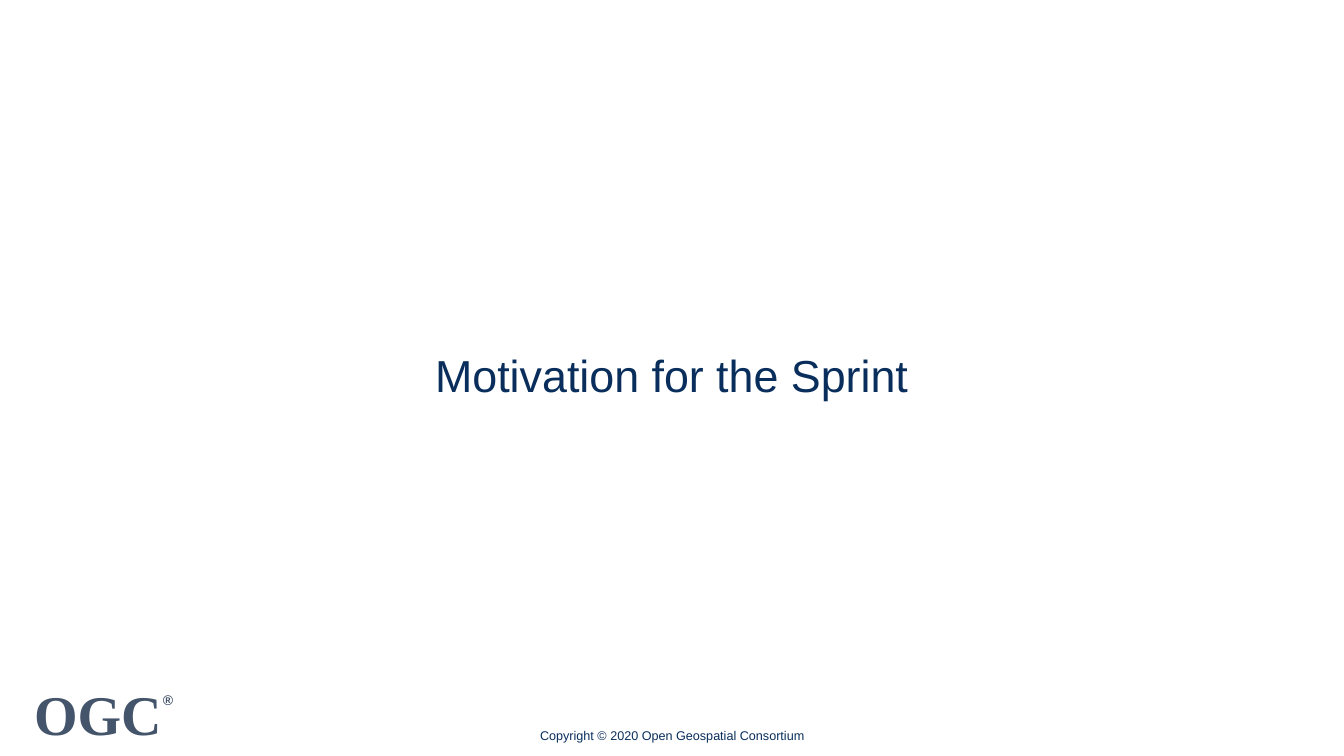
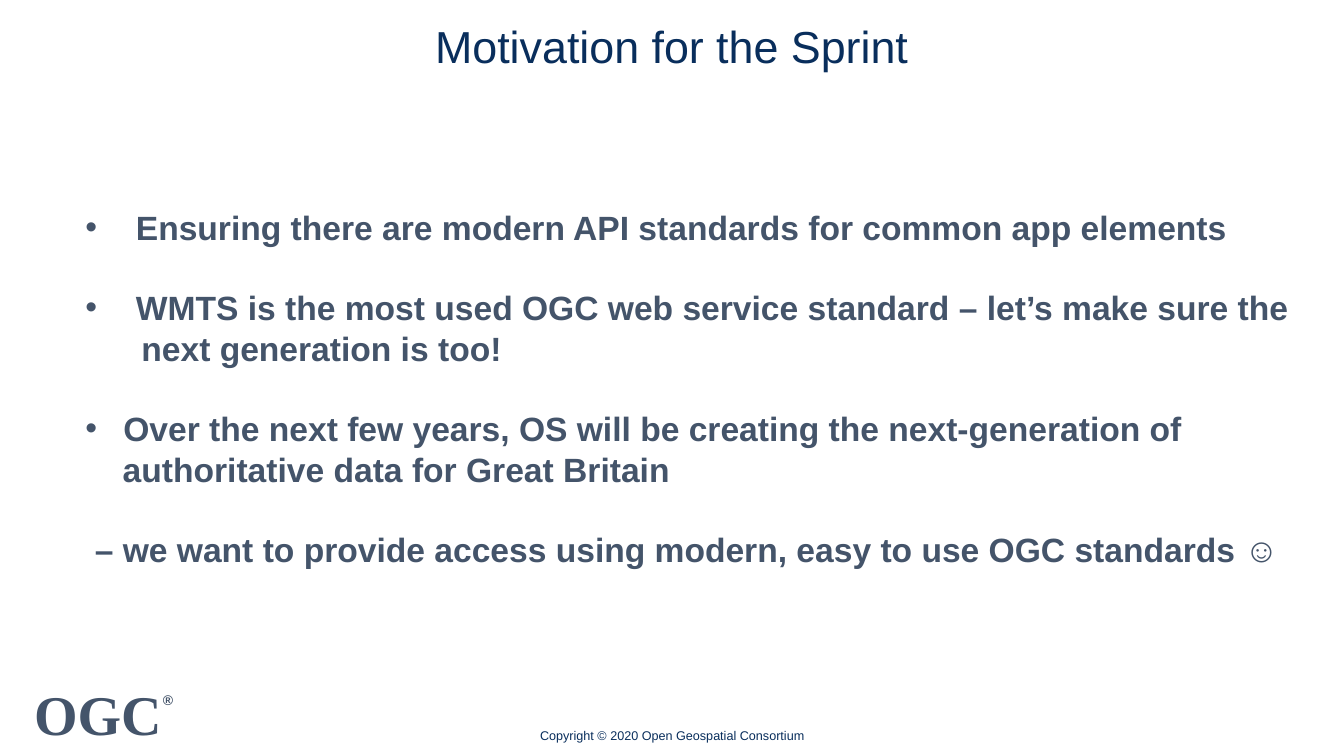
Before and after one commit to opengeospatial/OGC-OS-Sprint-04-2020, a slide deck: slide 4 of Presentations/20200416 OGC API Tiles Webinar slides.pptx. Drawn at 1344x756 pixels with LibreOffice and Linux fonts; fonts in the diff are those of the drawing; background and template pictures are left out. Boxes give left, top, right and bottom in pixels: in the first picture for what was removed or moved away, otherwise in the second. Text is boxed around its words. In the diff, an @@ line names an element or a change of style, - is before the commit and + after.

Commit message:
Added OS motivations for sprint

```diff
--- a/Presentations/20200416 OGC API Tiles Webinar slides.pptx
+++ b/Presentations/20200416 OGC API Tiles Webinar slides.pptx
@@ title "Motivation for the Sprint" moved from (x1=435, y1=359, x2=908, y2=401) to (x1=435, y1=30, x2=908, y2=72) @@
@@ text added at (x1=123, y1=215, x2=1288, y2=569), 24 pt, text #44546A, bold @@
+• Ensuring there are modern API standards for common app elements
+• WMTS is the most used OGC web service standard – let’s make sure the
+next generation is too!
+• Over the next few years, OS will be creating the next-generation of
+authoritative data for Great Britain
+– we want to provide access using modern, easy to use OGC standards ☺
```
